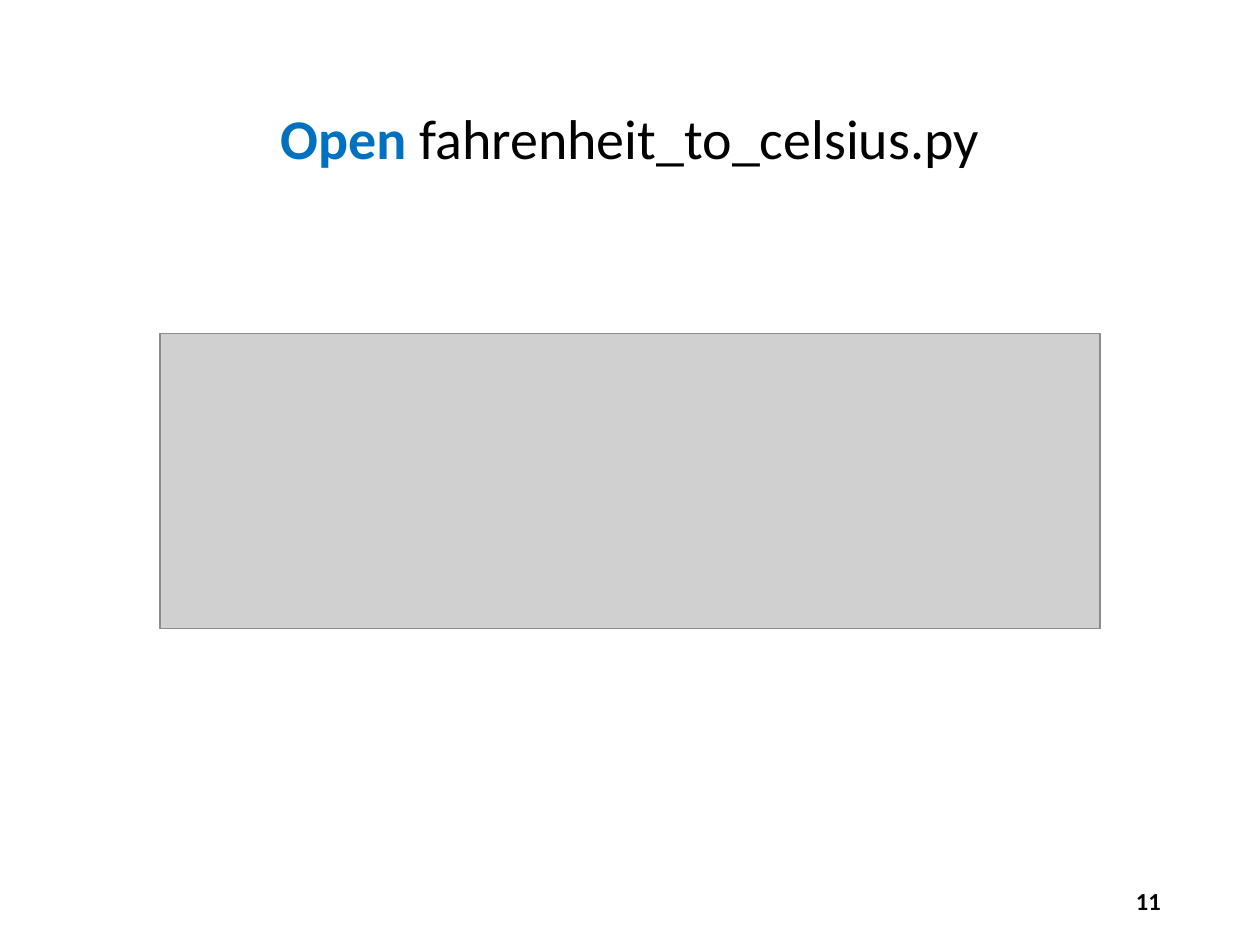
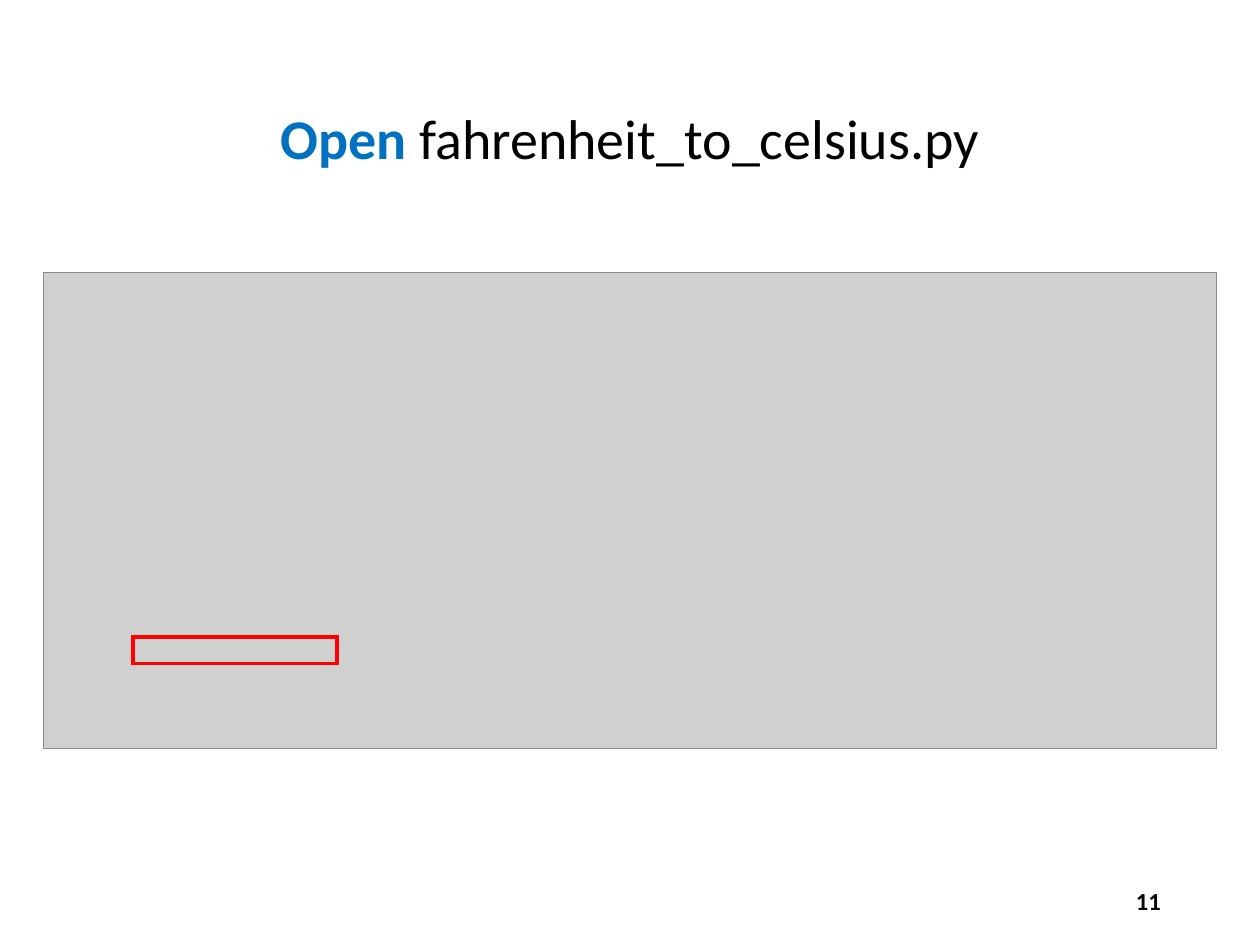
Before and after one commit to noahchampagne/QIS101, a slide deck: slide 11 of slides/Session 03 - Introducing Python/Session 03 - Introducing Python.pptx. Drawn at 1260x945 pixels with LibreOffice and Linux fonts; fonts in the diff are those of the drawing; grey boxes stand for pictures. Boxes give left, top, right and bottom in pixels: in the first picture for what was removed or moved away, otherwise in the second. Text is boxed around its words. In the diff, an @@ line names an element or a change of style, - is before the commit and + after.

Commit message:
Update screenshots

```diff
--- a/slides/Session 03 - Introducing Python/Session 03 - Introducing Python.pptx
+++ b/slides/Session 03 - Introducing Python/Session 03 - Introducing Python.pptx
@@ picture added at box(43, 272, 1216, 748) @@
@@ picture removed at box(160, 334, 1100, 629) @@
@@ rectangle added at box(134, 638, 336, 664), outline #FF0000 2.25 pt @@
```
Also in this commit, not shown: 15 other slides changed, 6 slides added.
